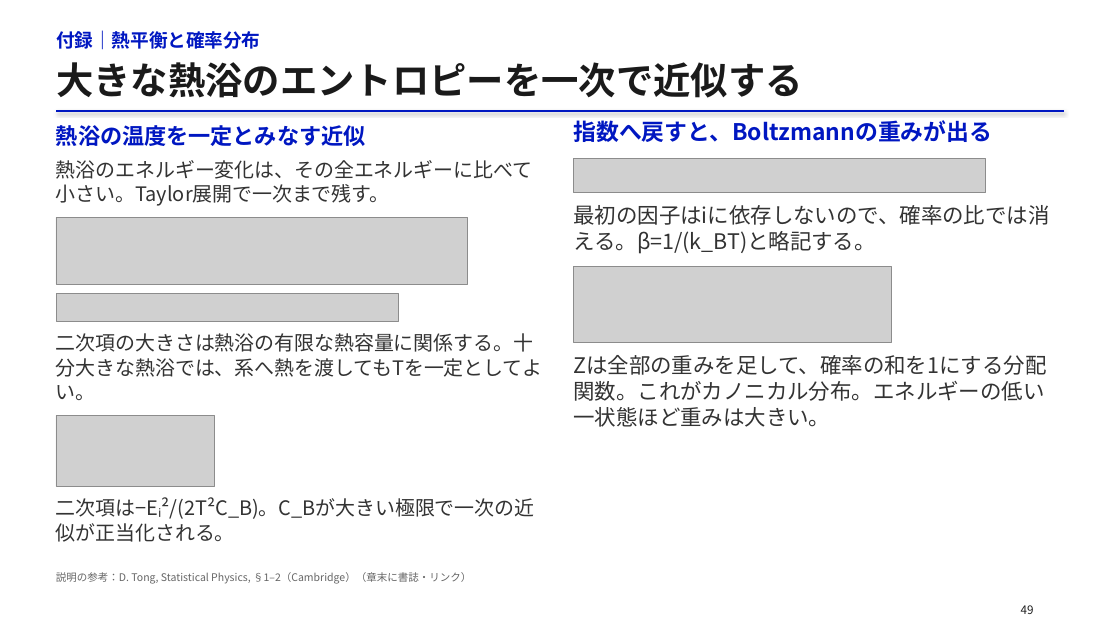
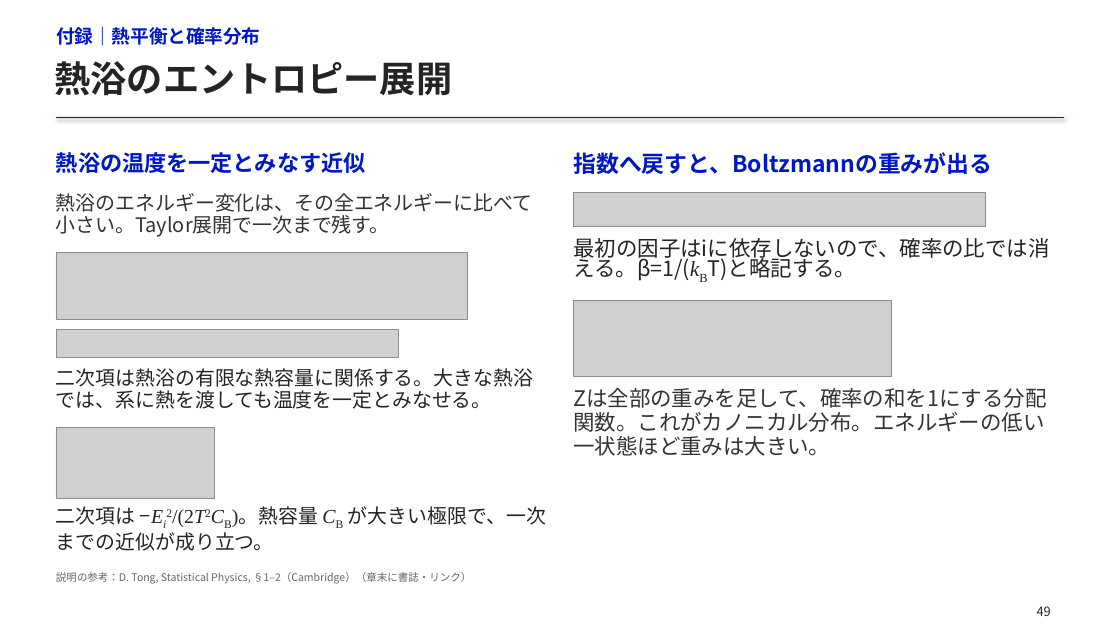
Before and after one commit to matsunagalab/lecture_bioinfo, a slide deck: slide 49 of 09_分子の相互作用と構造の安定性/09_分子の相互作用と構造の安定性.pptx. Drawn at 1120x630 pixels with LibreOffice and Linux fonts; fonts in the diff are those of the drawing; grey boxes stand for pictures. Boxes give left, top, right and bottom in pixels: in the first picture for what was removed or moved away, otherwise in the second. Text is boxed around its words. In the diff, an @@ line names an element or a change of style, - is before the commit and + after.

```diff
--- a/09_分子の相互作用と構造の安定性/09_分子の相互作用と構造の安定性.pptx
+++ b/09_分子の相互作用と構造の安定性/09_分子の相互作用と構造の安定性.pptx
@@ text "付録｜熱平衡と確率分布": place and size @@
-text "付録｜熱平衡と確率分布" at [56, 30, 261, 50]
+text "付録｜熱平衡と確率分布" at [56, 26, 261, 46]
@@ text at [55, 61, 453, 96]: text changed; size 32 to 31 pt; text colour #1A1A1A to #242424 @@
-大きな熱浴のエントロピーを一次で近似する
+熱浴のエントロピー展開
@@ line moved from (56, 111) - (1065, 111) to (56, 118) - (1065, 118) @@
@@ text "熱浴の温度を一定とみなす近似": place and size @@
-text "熱浴の温度を一定とみなす近似" at [56, 125, 366, 146]
+text "熱浴の温度を一定とみなす近似" at [56, 152, 366, 173]
@@ text "熱浴の温度を一定とみなす近似" at [56, 152, 366, 173]: line spacing 26.6pt to 21.3pt; more space between paragraphs @@
@@ text "指数へ戻すと、Boltzmannの重みが出る": place and size @@
-text "指数へ戻すと、Boltzmannの重みが出る" at [573, 120, 992, 142]
+text "指数へ戻すと、Boltzmannの重みが出る" at [573, 152, 992, 174]
@@ text "指数へ戻すと、Boltzmannの重みが出る" at [573, 152, 992, 174]: line spacing 23.9pt to 21.9pt; more space between paragraphs @@
@@ text "熱浴のエネルギー変化は、その全エネルギーに比べて小さい。Taylor展開で一次まで残す。": place and size @@
-text "熱浴のエネルギー変化は、その全エネルギーに比べて小さい。Taylor展開で一次まで残す。" at [56, 160, 532, 206]
+text "熱浴のエネルギー変化は、その全エネルギーに比べて小さい。Taylor展開で一次まで残す。" at [56, 193, 532, 237]
@@ text "熱浴のエネルギー変化は、その全エネルギーに比べて小さい。Taylor展開で一次まで残す。" at [56, 193, 532, 237]: line spacing 20.9pt to 19.2pt; more space between paragraphs @@
@@ text at [573, 238, 1049, 281]: text changed; text colour #333333 to #242424 @@
-最初の因子はiに依存しないので、確率の比では消える。β=1/(k_BT)と略記する。
+最初の因子はiに依存しないので、確率の比では消える。β=1/(kBT)と略記する。
@@ 4 pictures: place and size @@
-4 pictures at [56, 159, 986, 343]
+4 pictures at [56, 192, 986, 377]
@@ text at [56, 368, 533, 409]: text changed; size 17.1 to 17 pt; text colour #333333 to #242424 @@
-二次項の大きさは熱浴の有限な熱容量に関係する。十分大きな熱浴では、系へ熱を渡してもTを一定としてよい。
+二次項は熱浴の有限な熱容量に関係する。大きな熱浴では、系に熱を渡しても温度を一定とみなせる。
@@ text "Zは全部の重みを足して、確率の和を1にする分配関数。これがカノニカル分布。エネルギーの低い一状態ほど重みは大きい。": place and size @@
-text "Zは全部の重みを足して、確率の和を1にする分配関数。これがカノニカル分布。エネルギーの低い一状態ほど重みは大きい。" at [573, 355, 1046, 427]
+text "Zは全部の重みを足して、確率の和を1にする分配関数。これがカノニカル分布。エネルギーの低い一状態ほど重みは大きい。" at [573, 388, 1046, 456]
@@ text "Zは全部の重みを足して、確率の和を1にする分配関数。これがカノニカル分布。エネルギーの低い一状態ほど重みは大きい。" at [573, 388, 1046, 456]: line spacing 22.4pt to 20.6pt; more space between paragraphs @@
@@ picture: place and size @@
-picture at [56, 416, 215, 486]
+picture at [56, 428, 215, 498]
@@ text at [56, 506, 546, 551]: text changed; size 17.1 to 17 pt; text colour #333333 to #242424 @@
-二次項は−Eᵢ²/(2T²C_B)。C_Bが大きい極限で一次の近似が正当化される。
+二次項は −Ei2/(2T2CB)。熱容量 CB が大きい極限で、一次までの近似が成り立つ。
@@ text "49" at [1037, 606, 1051, 616]: size 10 to 11 pt, text colour #202020 to #242424; alignment left to centre; line spacing 14pt to 1.18 @@
```
Also in this commit, not shown: 52 other slides changed, 3 slides added, 1 slide removed, 3 other files.
